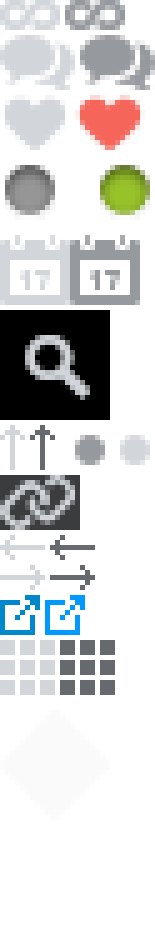
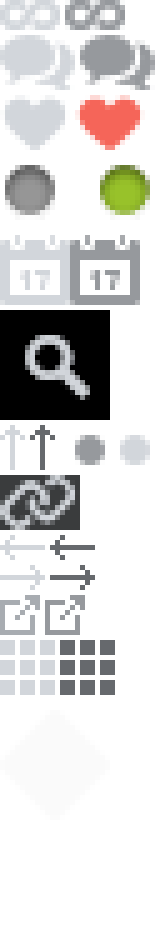
Revision of a layered 155×935 image; what changed, layer by layer:
painted on "likes" (1st of 2) over [10, 130, 15, 135]
painted on "likes" (2nd of 2) over [85, 125, 95, 140]
removed layer "Color Fill 4" over [45, 595, 85, 635]
removed layer "Color Fill 3" over [0, 595, 40, 635]
